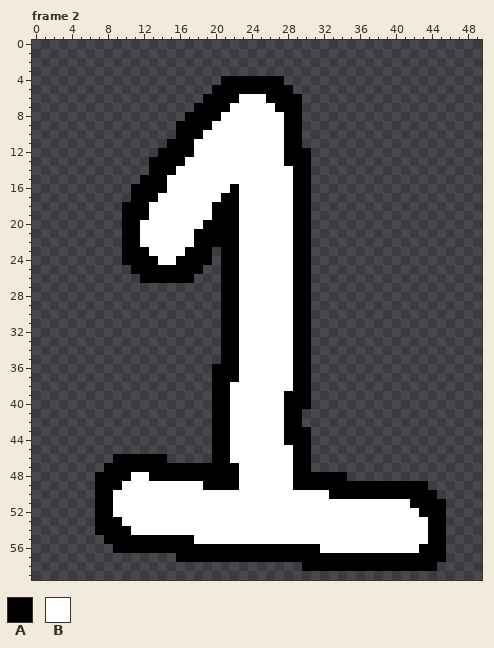
Pixel-art file -- SourceFiles/HotSpringNumberFonts.aseprite. That is the earlier state.
50x60 pixels, 10 frames. Shown: frame 2. The commit also changed other frames, which this record leaves out.
Palette (. is transparent): A #000000  B #ffffff
Pixels before, frame 2 (only the part around the change), first column x 0:
 0 ..................................................
 1 ..................................................
 2 ..................................................
 3 ..................................................
 4 .....................AAAAAAA......................
 5 ....................AAAAAAAAA.....................
 6 ...................AAAABBBAAAA....................
 7 ..................AAAABBBBBAAA....................
 8 .................AAAABBBBBBBAA....................
 9 ................AAAABBBBBBBBAA....................
10 ................AAABBBBBBBBBAA....................
11 ...............AAABBBBBBBBBBAA....................
12 ..............AAAABBBBBBBBBBAAA...................
13 .............AAAABBBBBBBBBBBAAA...................
14 .............AAABBBBBBBBBBBBBAA...................
15 ............AAABBBBBBBBBBBBBBAA...................
16 ...........AAAABBBBBBBABBBBBBAA...................
17 ...........AAABBBBBBBAABBBBBBAA...................
18 ..........AAABBBBBBBAAABBBBBBAA...................
19 ..........AAABBBBBBBAAABBBBBBAA...................
20 ..........AABBBBBBBAAAABBBBBBAA...................
21 ..........AABBBBBBAAAAABBBBBBAA...................
22 ..........AABBBBBBAAAAABBBBBBAA...................
23 ..........AAABBBBAAA.AABBBBBBAA...................
24 ..........AAAABBAAAA.AABBBBBBAA...................
25 ...........AAAAAAAA..AABBBBBBAA...................
26 ............AAAAAA...AABBBBBBAA...................
27 .....................AABBBBBBAA...................
28 .....................AABBBBBBAA...................
29 .....................AABBBBBBAA...................
30 .....................AABBBBBBAA...................
31 .....................AABBBBBBAA...................
32 .....................AABBBBBBAA...................
33 .....................AABBBBBBAA...................
34 .....................AABBBBBBAA...................
35 .....................AABBBBBBAA...................
36 ....................AAABBBBBBAA...................
37 ....................AAABBBBBBAA...................
38 ....................AABBBBBBBAA...................
39 ....................AABBBBBBAAA...................
40 ....................AABBBBBBAAA...................
41 ....................AABBBBBBAA....................
42 ....................AABBBBBBAA....................
43 ....................AABBBBBBAAA...................
44 ....................AABBBBBBAAA...................
45 ....................AABBBBBBBAA...................
46 .........AAAAAA.....AABBBBBBBAA...................
47 ........AAAAAAAAAAAAAAABBBBBBAA...................
48 .......AAAABBAAAAAAAAAABBBBBBAAAAAA...............
49 .......AAABBBBBBBBBAAAABBBBBBAAAAAAAAAAAAAAA......
50 .......AABBBBBBBBBBBBBBBBBBBBBBBBAAAAAAAAAAAA.....
51 .......AABBBBBBBBBBBBBBBBBBBBBBBBBBBBBBBBBAAAA....
52 .......AABBBBBBBBBBBBBBBBBBBBBBBBBBBBBBBBBBAAA....
53 .......AAABBBBBBBBBBBBBBBBBBBBBBBBBBBBBBBBBBAA....
54 .......AAAABBBBBBBBBBBBBBBBBBBBBBBBBBBBBBBBBAA....
55 ........AAAAAAAAAABBBBBBBBBBBBBBBBBBBBBBBBBBAA....
56 .........AAAAAAAAAAAAAAAAAAAAAAABBBBBBBBBBBAAA....
57 ................AAAAAAAAAAAAAAAAAAAAAAAAAAAAAA....
58 ..............................AAAAAAAAAAAAAAA.....
59 ..................................................
Now the later version:
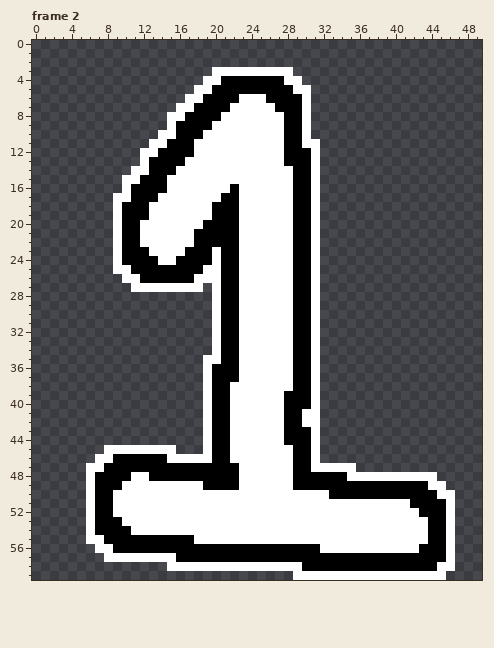
The exact change:
Frame 2:
y 3: x 20..28 ......... -> BBBBBBBBB
y 4: x 19..20 .. -> BB; x 28..29 .. -> BB
y 5: x 18..19 .. -> BB; x 29..30 .. -> BB
y 6: x 17..18 .. -> BB; x 30 . -> B
y 7: x 16..17 .. -> BB; x 30 . -> B
y 8: x 15..16 .. -> BB; x 30 . -> B
y 9: x 15 . -> B; x 30 . -> B
y 10: x 14..15 .. -> BB; x 30 . -> B
y 11: x 13..14 .. -> BB; x 30..31 .. -> BB
y 12: x 12..13 .. -> BB; x 31 . -> B
y 13: x 12 . -> B; x 31 . -> B
y 14: x 11..12 .. -> BB; x 31 . -> B
y 15: x 10..11 .. -> BB; x 31 . -> B
y 16: x 10 . -> B; x 31 . -> B
y 17: x 9..10 .. -> BB; x 31 . -> B
y 18..22: x 9 . -> B; x 31 . -> B
y 23..24: x 9 . -> B; x 20 . -> B; x 31 . -> B
y 25: x 9..10 .. -> BB; x 19..20 .. -> BB; x 31 . -> B
y 26: x 10..11 .. -> BB; x 18..20 ... -> BBB; x 31 . -> B
y 27: x 11..18 ........ -> BBBBBBBB; x 20 . -> B; x 31 . -> B
y 28..34: x 20 . -> B; x 31 . -> B
y 35: x 19..20 .. -> BB; x 31 . -> B
y 36..40: x 19 . -> B; x 31 . -> B
y 41..42: x 19 . -> B; x 30..31 .. -> BB
y 43..44: x 19 . -> B; x 31 . -> B
y 45: x 8..15 ........ -> BBBBBBBB; x 19 . -> B; x 31 . -> B
y 46: x 7..8 .. -> BB; x 15..19 ..... -> BBBBB; x 31 . -> B
y 47: x 6..7 .. -> BB; x 31..35 ..... -> BBBBB
y 48: x 6 . -> B; x 35..44 .......... -> BBBBBBBBBB
y 49: x 6 . -> B; x 44..45 .. -> BB
y 50: x 6 . -> B; x 45..46 .. -> BB
y 51..54: x 6 . -> B; x 46 . -> B
y 55: x 6..7 .. -> BB; x 46 . -> B
y 56: x 7..8 .. -> BB; x 46 . -> B
y 57: x 8..15 ........ -> BBBBBBBB; x 46 . -> B
y 58: x 15..29 ............... -> BBBBBBBBBBBBBBB; x 45..46 .. -> BB
y 59: x 29..45 ................. -> BBBBBBBBBBBBBBBBB
